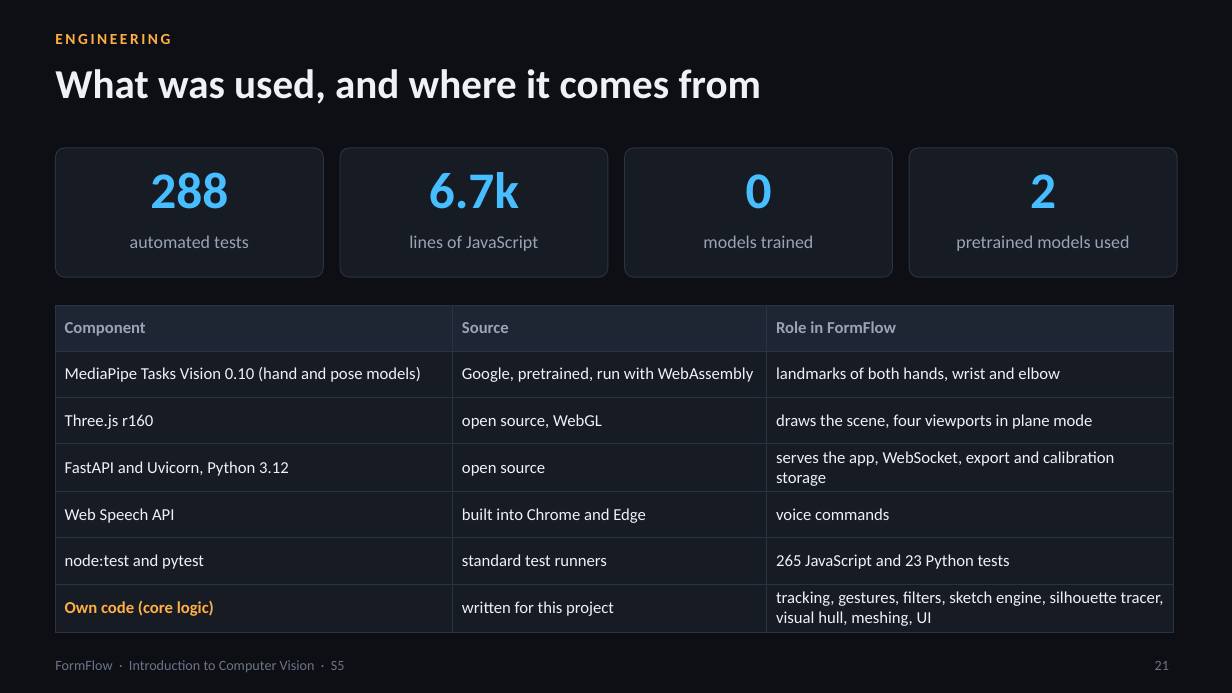
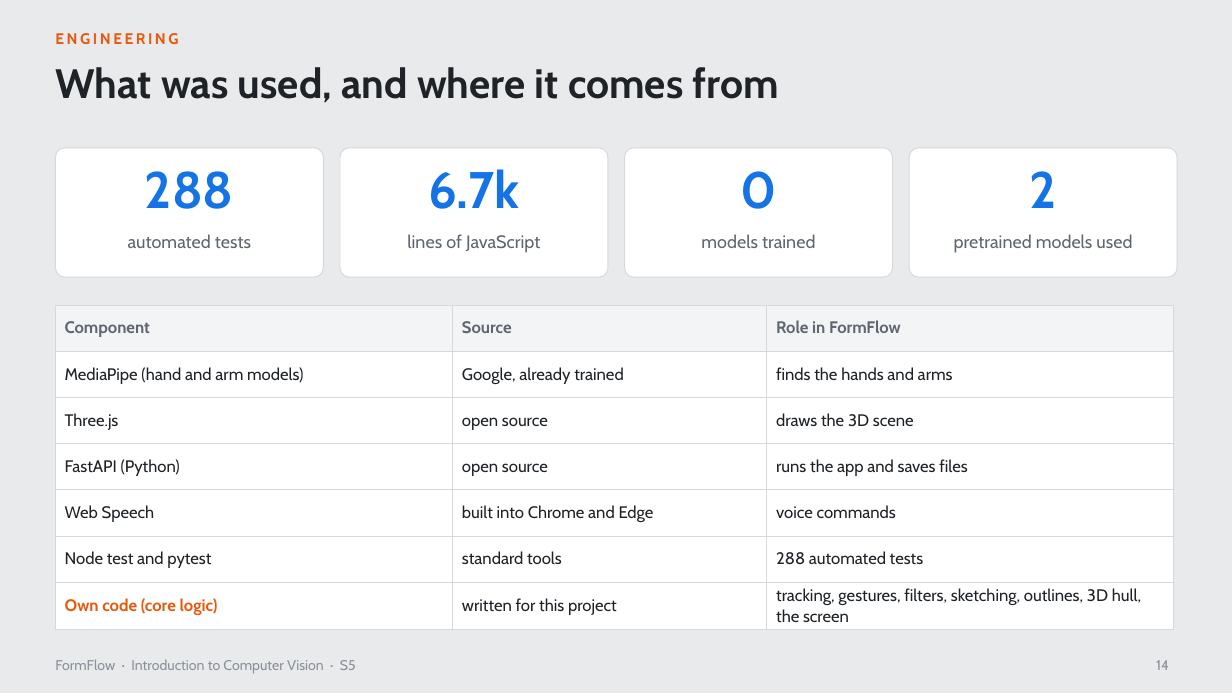
Before and after one commit to saranskumar/formflow-cv, a slide deck: slide 14 of Presentation/FormFlow_Final_Presentation.pptx (slide 21 before the commit). Drawn at 1232x693 pixels with LibreOffice and Linux fonts; fonts in the diff are those of the drawing. Boxes give left, top, right and bottom in pixels: in the first picture for what was removed or moved away, otherwise in the second. Text is boxed around its words. In the diff, an @@ line names an element or a change of style, - is before the commit and + after.

```diff
--- a/Presentation/FormFlow_Final_Presentation.pptx
+++ b/Presentation/FormFlow_Final_Presentation.pptx
@@ background #0D0F14 to #E9EAEC @@
@@ text "ENGINEERING" at (55, 33, 178, 44): font Calibri to Cabin, text colour #FFAF46 to #E8590C @@
@@ title "What was used, and where ..." at (55, 67, 779, 103): font Calibri to Cabin, text colour #EEF1F6 to #1F2328 @@
@@ fill #161B24 to #FFFFFF; outline #2A3344 0.75 pt to #D5D8DD 0.75 pt in 4 elements at (55, 148, 323, 277), (340, 148, 608, 277), (625, 148, 893, 277), (909, 148, 1177, 277) @@
@@ font Calibri to Cabin, text colour #46BEFF to #1473E6 in 4 elements at (145, 171, 234, 209), (428, 169, 520, 209), (740, 171, 776, 209), (1030, 171, 1057, 208) @@
@@ font Calibri to Cabin, text colour #9AA4B5 to #5F6672 in 4 elements at (128, 234, 251, 248), (407, 234, 540, 253), (701, 234, 815, 248), (954, 234, 1132, 253) @@
@@ table at (55, 305, 1174, 626) @@
-row 2: MediaPipe Tasks Vision 0.10 (hand and pose models) | Google, pretrained, run with WebAssembly | landmarks of both hands, wrist and elbow
+row 2: MediaPipe (hand and arm models) | Google, already trained | finds the hands and arms
-row 3: Three.js r160 | open source, WebGL | draws the scene, four viewports in plane mode
+row 3: Three.js | open source | draws the 3D scene
-row 4, column 1: FastAPI and Uvicorn, Python 3.12
+row 4, column 1: FastAPI (Python)
-row 4, column 3: serves the app, WebSocket, export and calibration storage
+row 4, column 3: runs the app and saves files
-row 5, column 1: Web Speech API
+row 5, column 1: Web Speech
-row 6: node:test and pytest | standard test runners | 265 JavaScript and 23 Python tests
+row 6: Node test and pytest | standard tools | 288 automated tests
-row 7, column 3: tracking, gestures, filters, sketch engine, silhouette tracer, visual hull, meshing, UI
+row 7, column 3: tracking, gestures, filters, sketching, outlines, 3D hull, the screen
@@ fill #1E2634 to #F3F4F6 in row 1 @@
@@ fill #161B24 to #FFFFFF in 18 cells @@
@@ font Calibri to Cabin in "Component", "Source", "Role in FormFlow", "open source" and 4 more places @@
@@ text colour #9AA4B5 to #5F6672 in "Component", "Source", "Role in FormFlow" @@
@@ text colour #EEF1F6 to #1F2328 in "open source", "built into Chrome and Edge", "voice commands", "written for this project" @@
@@ text colour #FFAF46 to #E8590C in "Own code (core logic)" @@
@@ borders changed @@
@@ text "FormFlow · Introduction to Computer ..." at (55, 659, 356, 673): font Calibri to Cabin, text colour #6B7588 to #8A919C @@
@@ page number at (1156, 660, 1169, 670): text changed; font Calibri to Cabin; text colour #6B7588 to #8A919C @@
-21
+14
```
Also in this commit, not shown: 10 other slides changed, 4 slides added, 12 slides removed, 7 other files.
